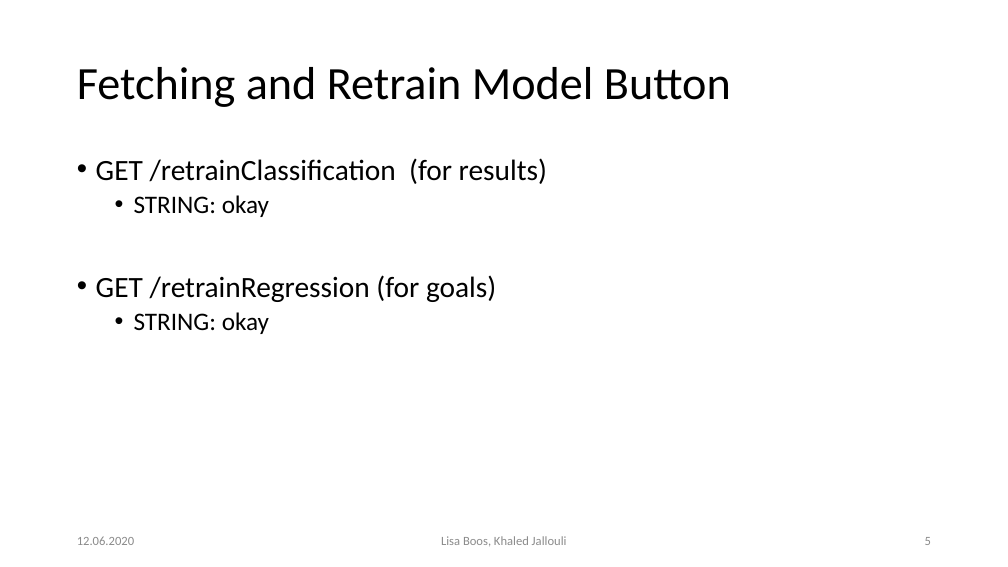
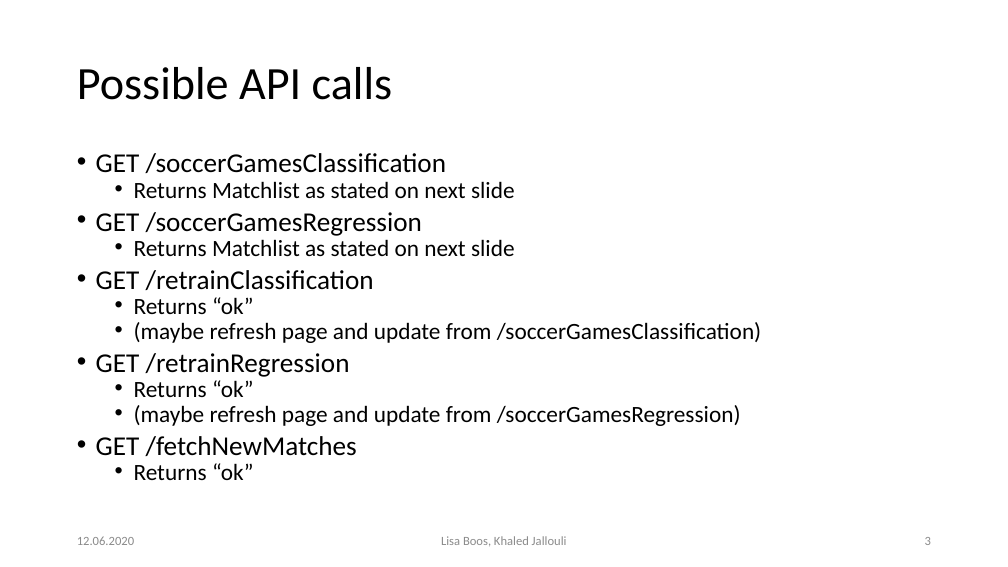
Before and after one commit to Khaledjallouli/project, a slide deck: slide 3 of Web/RESTful_API_Definition/API_LastSprint.pptx (slide 5 before the commit). Drawn at 1008x567 pixels with LibreOffice and Linux fonts; fonts in the diff are those of the drawing; background and template pictures are left out. Boxes give left, top, right and bottom in pixels: in the first picture for what was removed or moved away, otherwise in the second. Text is boxed around its words. In the diff, an @@ line names an element or a change of style, - is before the commit and + after.

```diff
--- a/Web/RESTful_API_Definition/API_LastSprint.pptx
+++ b/Web/RESTful_API_Definition/API_LastSprint.pptx
@@ title at [77,67,393,100]: text changed @@
-Fetching and Retrain Model Button
+Possible API calls
@@ text at [96,153,761,480]: text changed; size 28 to 22.2 pt @@
-• GET /retrainClassification (for results)
-  • STRING: okay
-• GET /retrainRegression (for goals)
-  • STRING: okay
+• GET /soccerGamesClassification
+  • Returns Matchlist as stated on next slide
+• GET /soccerGamesRegression
+  • Returns Matchlist as stated on next slide
+• GET /retrainClassification
+  • Returns “ok”
+  • (maybe refresh page and update from /soccerGamesClassification)
+• GET /retrainRegression
+  • Returns “ok”
+  • (maybe refresh page and update from /soccerGamesRegression)
+• GET /fetchNewMatches
+  • Returns “ok”
```
Also in this commit, not shown: 2 other slides changed, 1 slide added.
